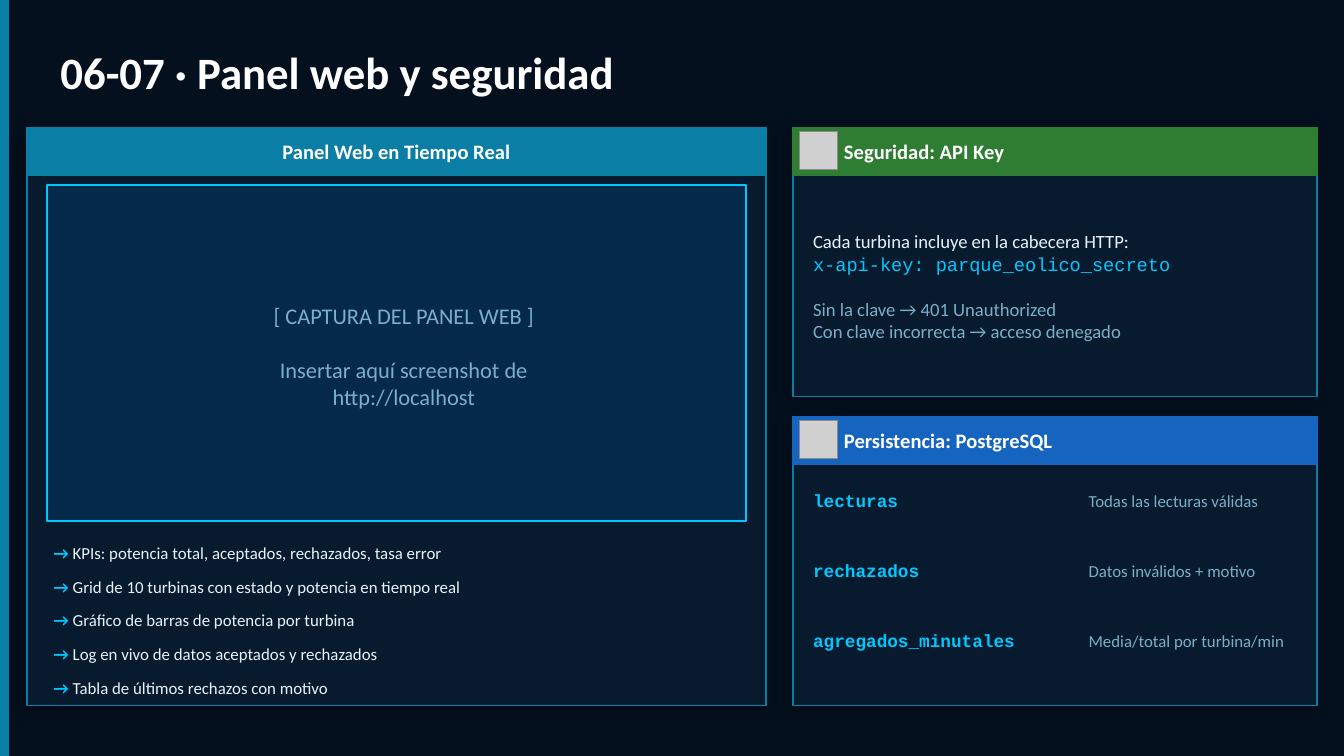
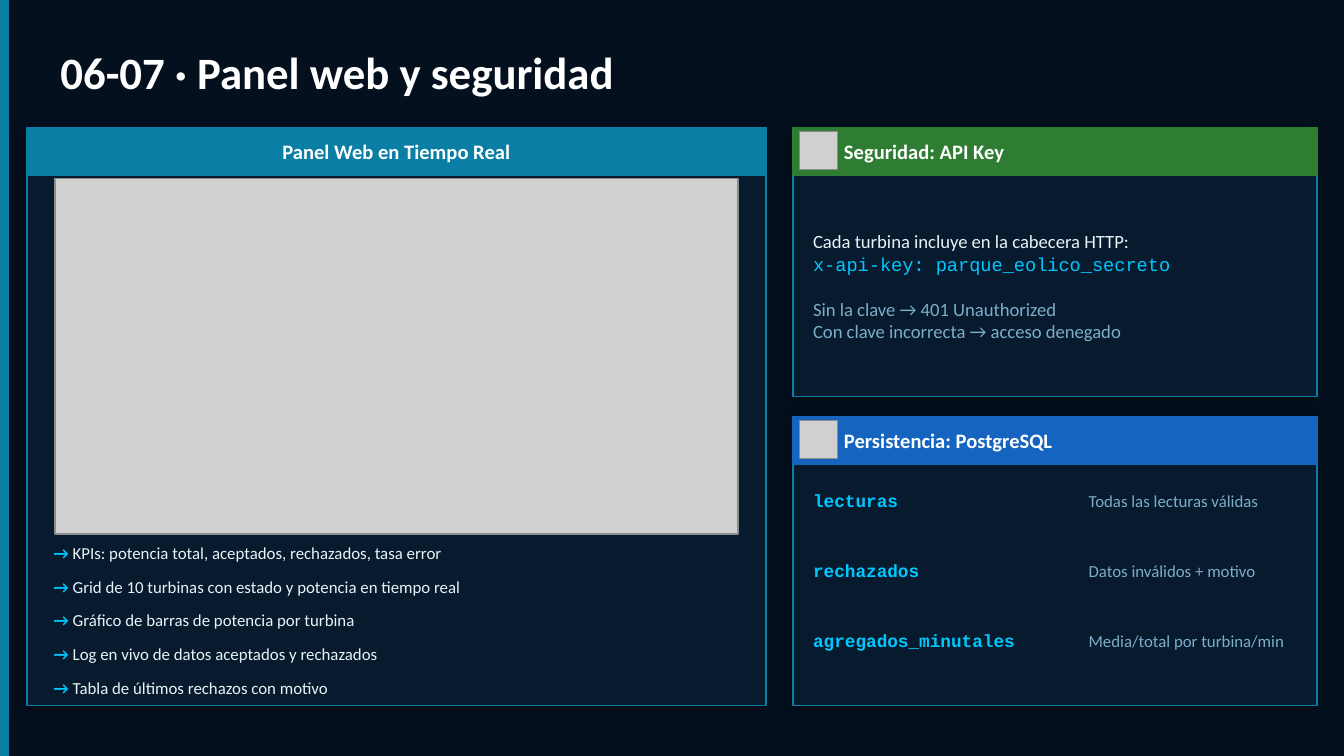
Before and after one commit to unaipini/reto3_envio, a slide deck: slide 8 of reto3_procesamiento.pptx. Drawn at 1344x756 pixels with LibreOffice and Linux fonts; fonts in the diff are those of the drawing; grey boxes stand for pictures. Boxes give left, top, right and bottom in pixels: in the first picture for what was removed or moved away, otherwise in the second. Text is boxed around its words. In the diff, an @@ line names an element or a change of style, - is before the commit and + after.

Commit message:
Presentacion final

```diff
--- a/reto3_procesamiento.pptx
+++ b/reto3_procesamiento.pptx
@@ picture added at bbox=[55, 179, 738, 535] @@
@@ rectangle removed at bbox=[47, 185, 746, 521] @@
@@ text removed at bbox=[280, 309, 528, 409] @@
-[ CAPTURA DEL PANEL WEB ]
-Insertar aquí screenshot de
-http://localhost
```
